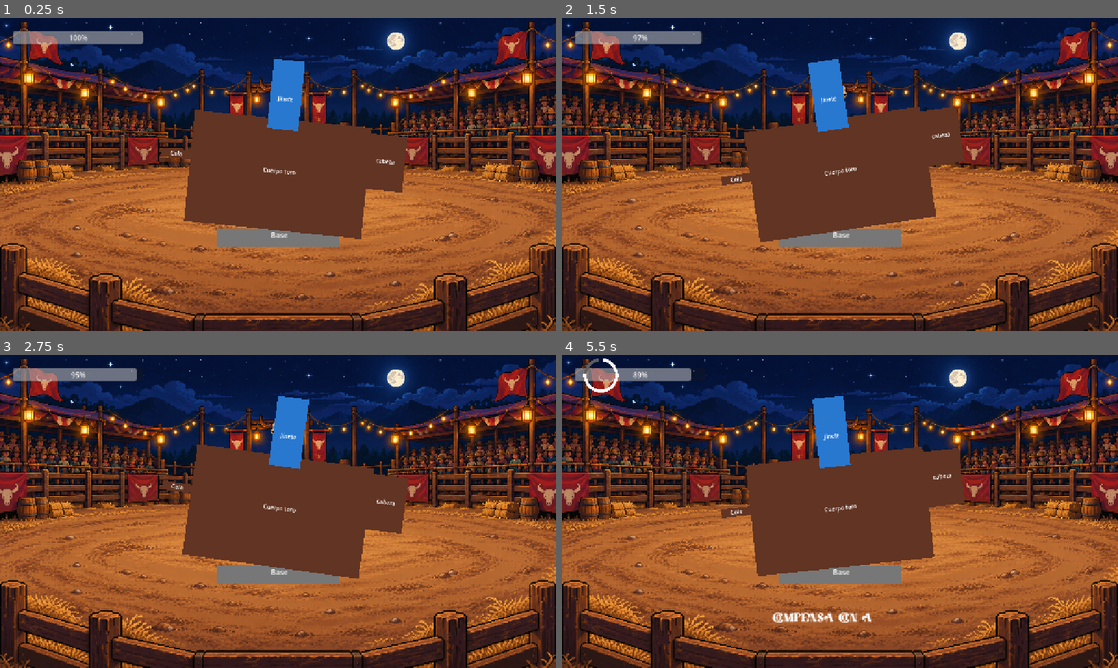
Above: before the commit, frames 1-4 (two rows, left to right).
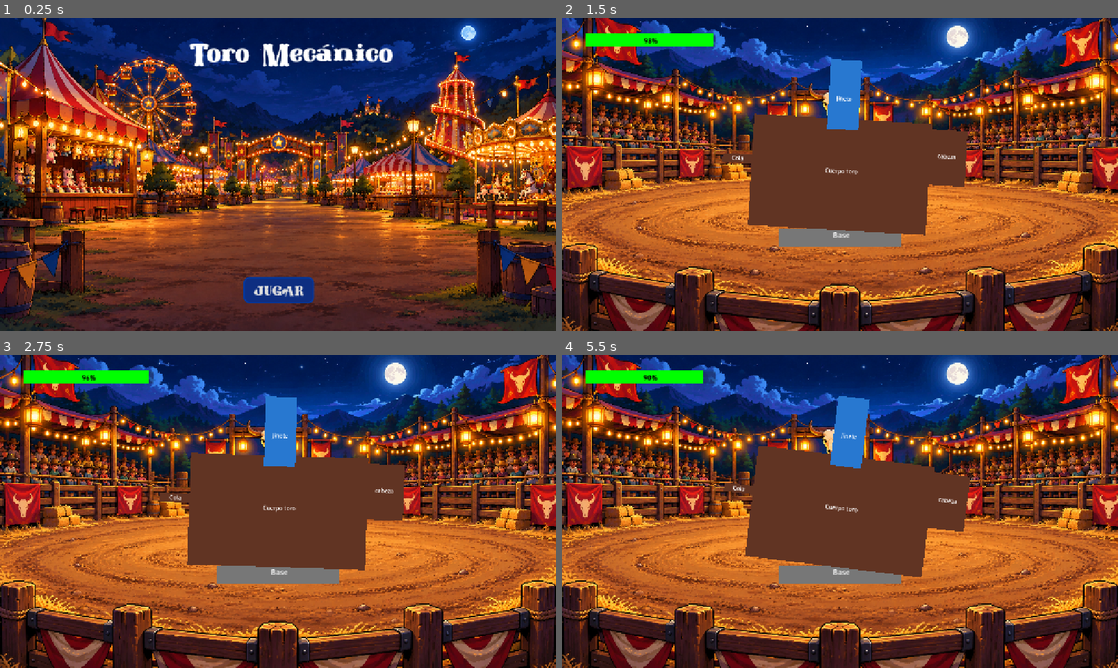
Above: after the commit, the same moments.

Repository: valentinarojasv/toro_mecanico_proyecto
Game: Godot game, scene res://Scenes/ui/menu_principal.tscn
Two runs of this game, one before a commit and one after it. Both use one fixed random seed, a clock stepped at 60 frames per second and the inputs below. Before the commit the project starts from res://Scenes/game/juego.tscn.
Inputs (mouse positions are in pixels of both pictures, inside the frame that each line leads up to):
- Up to frame 1 (0.25 s): no input
- Up to frame 2 (1.5 s): click (840, 290) at 0.5 s, where only the run after the commit has a clickable "JUGAR"; hold D (qte_derecha) from 1.28 s (still down)
- Up to frame 3 (2.75 s): release D (qte_derecha) at 2.03 s; hold S (qte_abajo) from 2.03 s (still down)
- Up to frame 4 (5.5 s): release S (qte_abajo) at 2.78 s; hold D (qte_derecha) 2.78-3.53 s; hold W (qte_arriba) 3.53-4.28 s; hold A (qte_izq) from 4.28 s (still down)

The runs differ from the first frame. In frame 1, 80% of the frame differs, in the area x 0-100%, y 0-100%; in frame 2, 63%; in frame 3, 62%; in frame 4, 64%.

Commit message:
Dia 4 - Menus, HUD, mejoras visuales y resultados QTE

Diff:
--- a/Scenes/game/juego.tscn
+++ b/Scenes/game/juego.tscn
@@ -6,7 +6,7 @@
 [ext_resource type="PackedScene" uid="uid://bgk6s1dswtnwr" path="res://Scenes/entidades/toro.tscn" id="2_wbnfm"]
 [ext_resource type="PackedScene" uid="uid://gq2jbugprda5" path="res://Scenes/ui/hub.tscn" id="3_wbnfm"]
 [ext_resource type="Resource" uid="uid://ccnd2l5b3lmm2" path="res://Resources/configuracion_toro.tres" id="5_g775n"]
-[ext_resource type="Script" uid="uid://cfq4sakqk4nqw" path="res://Scenes/hub.gd" id="6_ho3tb"]
+[ext_resource type="Script" uid="uid://cfq4sakqk4nqw" path="res://Scripts/hub.gd" id="6_ho3tb"]
 [ext_resource type="PackedScene" uid="uid://c4ik6i2hj0uiu" path="res://Scenes/ui/qte_prompt.tscn" id="7_5cms2"]
 [ext_resource type="Script" uid="uid://dcwavokeniot4" path="res://Scripts/GestorQTE.gd" id="8_5cms2"]
 
@@ -48,20 +48,25 @@
 [node name="HUB" parent="." unique_id=2035256680 instance=ExtResource("3_wbnfm")]
 script = ExtResource("6_ho3tb")
 
-[node name="IndicadorQTE" parent="HUB" index="1" unique_id=1287918953]
-offset_left = 562.0
-offset_top = 570.0
-offset_right = 665.0
-offset_bottom = 596.0
-text = "PRESIONA "
+[node name="barraequilibrio" parent="HUB" index="0" unique_id=1778128954]
+offset_left = 54.0
+offset_top = 37.0
+offset_right = 354.0
+offset_bottom = 67.0
 
 [node name="QTEPrompt" parent="HUB" unique_id=2131061750 instance=ExtResource("7_5cms2")]
 
+[node name="TextoQTE" parent="HUB/QTEPrompt" index="0" unique_id=872682784]
+offset_left = 531.0
+offset_top = 554.0
+offset_right = 745.0
+offset_bottom = 593.0
+
 [node name="AnilloTiempo" parent="HUB/QTEPrompt" index="1" unique_id=1186575703]
-offset_left = 0.6
-offset_top = 0.6
-offset_right = 1774.6
-offset_bottom = 887.6
+offset_left = 927.99994
+offset_top = 372.0
+offset_right = 2702.0
+offset_bottom = 1259.0
 
 [node name="GestorQTE" type="Node" parent="." unique_id=958607742]
 script = ExtResource("8_5cms2")
--- a/Scenes/hub.gd
+++ /dev/null
@@ -1,37 +0,0 @@
-extends CanvasLayer
-
-# Referencia a la barra de equilibrio.
-@onready var barra_equilibrio: ProgressBar = $barraequilibrio
-
-# Referencia al indicador QTE.
-@onready var indicador_qte: Label = $IndicadorQTE
-
-
-# Prepara el HUD al iniciar el juego.
-func _ready() -> void:
-	barra_equilibrio.min_value = 0.0
-	barra_equilibrio.max_value = 100.0
-	barra_equilibrio.value = 100.0
-
-	indicador_qte.hide()
-
-
-# Actualiza la barra con el equilibrio del jinete.
-func actualizar_equilibrio(valor: float) -> void:
-	barra_equilibrio.value = valor
-
-
-# Muestra la tecla que debe presionar el jugador.
-func mostrar_qte(tecla: String) -> void:
-	indicador_qte.text = "PRESIONA " + tecla
-	indicador_qte.show()
-
-
-# Oculta el indicador cuando termina el QTE.
-func ocultar_qte() -> void:
-	indicador_qte.hide()
-
-
-# Recibe la señal de equilibrio enviada por Juego.
-func _on_juego_equilibrio_cambiado(valor: float) -> void:
-	actualizar_equilibrio(valor)
--- /dev/null
+++ b/Scenes/ui/fin_juego.tscn
@@ -0,0 +1,80 @@
+[gd_scene format=3 uid="uid://c5mtlreudmajw"]
+
+[ext_resource type="FontFile" uid="uid://da23ojgbm7fq6" path="res://Assets/final/WesternCowboy.ttf" id="1_fxh24"]
+[ext_resource type="Script" uid="uid://jo7ed40uaiok" path="res://Scripts/fin_juego.gd" id="1_lon1h"]
+[ext_resource type="FontFile" uid="uid://gbm3ofo7ajux" path="res://Assets/final/PatuaOne-Regular.ttf" id="3_bshie"]
+[ext_resource type="Texture2D" uid="uid://4227ra1y8og0" path="res://Assets/final/fondogameover.png" id="3_pwpxn"]
+
+[sub_resource type="StyleBoxFlat" id="StyleBoxFlat_1k5o2"]
+bg_color = Color(0.7372549, 0.16862746, 0.20784314, 0.6039216)
+
+[sub_resource type="StyleBoxFlat" id="StyleBoxFlat_ng2od"]
+bg_color = Color(0.58431375, 0.11764706, 0.15294118, 1)
+border_width_left = 3
+border_width_top = 3
+border_width_right = 3
+border_width_bottom = 3
+border_color = Color(0.7382007, 0.16707358, 0.20735416, 1)
+corner_radius_top_left = 12
+corner_radius_top_right = 12
+corner_radius_bottom_right = 12
+corner_radius_bottom_left = 12
+
+[node name="FinJuego" type="Control" unique_id=523782611]
+layout_mode = 3
+anchors_preset = 15
+anchor_right = 1.0
+anchor_bottom = 1.0
+grow_horizontal = 2
+grow_vertical = 2
+script = ExtResource("1_lon1h")
+
+[node name="FondoDerrota" type="TextureRect" parent="." unique_id=1439351271]
+layout_mode = 0
+anchor_right = 1.3070313
+anchor_bottom = 1.3055556
+offset_right = -393.0
+offset_bottom = -220.0
+texture = ExtResource("3_pwpxn")
+expand_mode = 1
+stretch_mode = 6
+metadata/_edit_use_anchors_ = true
+
+[node name="Panel" type="Panel" parent="." unique_id=1671201482]
+layout_mode = 0
+offset_left = 345.0
+offset_top = 141.0
+offset_right = 911.0
+offset_bottom = 561.0
+theme_override_styles/panel = SubResource("StyleBoxFlat_1k5o2")
+
+[node name="TextoDerrota" type="Label" parent="." unique_id=208585618]
+layout_mode = 0
+offset_left = 559.0
+offset_top = 81.0
+offset_right = 696.0
+offset_bottom = 115.0
+theme_override_fonts/font = ExtResource("3_bshie")
+theme_override_font_sizes/font_size = 20
+text = "¡TE HAS CAÍDO!"
+
+[node name="BotonReintentar" type="Button" parent="." unique_id=1234061767]
+layout_mode = 0
+offset_left = 520.0
+offset_top = 585.0
+offset_right = 733.0
+offset_bottom = 657.0
+theme_override_fonts/font = ExtResource("1_fxh24")
+theme_override_font_sizes/font_size = 35
+theme_override_styles/normal = SubResource("StyleBoxFlat_ng2od")
+text = "Reintentar"
+
+[node name="Gameover" type="Label" parent="." unique_id=1060465433]
+layout_mode = 0
+offset_left = 485.0
+offset_top = 29.0
+offset_right = 763.0
+offset_bottom = 81.0
+theme_override_fonts/font = ExtResource("1_fxh24")
+theme_override_font_sizes/font_size = 40
+text = "GAME OVER"
--- a/Scenes/ui/hub.tscn
+++ b/Scenes/ui/hub.tscn
@@ -1,6 +1,8 @@
 [gd_scene format=3 uid="uid://gq2jbugprda5"]
 
-[ext_resource type="FontFile" uid="uid://da23ojgbm7fq6" path="res://Assets/final/WesternCowboy.ttf" id="1_w4rgr"]
+[ext_resource type="FontFile" uid="uid://gbm3ofo7ajux" path="res://Assets/final/PatuaOne-Regular.ttf" id="1_w4rgr"]
+
+[sub_resource type="StyleBoxFlat" id="StyleBoxFlat_0xnns"]
 
 [node name="HUB" type="CanvasLayer" unique_id=2035256680]
 
@@ -9,17 +11,8 @@
 offset_top = 30.0
 offset_right = 330.0
 offset_bottom = 60.0
+theme_override_colors/font_color = Color(0.0056611365, 0.005661154, 0.005661178, 1)
+theme_override_fonts/font = ExtResource("1_w4rgr")
+theme_override_styles/fill = SubResource("StyleBoxFlat_0xnns")
 step = 1.0
 value = 100.0
-
-[node name="IndicadorQTE" type="Label" parent="." unique_id=1287918953]
-visible = false
-offset_left = 500.0
-offset_top = 500.0
-offset_right = 622.0
-offset_bottom = 526.0
-theme_override_fonts/font = ExtResource("1_w4rgr")
-theme_override_font_sizes/font_size = 20
-text = "Presiona  "
-horizontal_alignment = 1
-vertical_alignment = 1
--- /dev/null
+++ b/Scenes/ui/menu_principal.tscn
@@ -0,0 +1,64 @@
+[gd_scene format=3 uid="uid://cenlivqswieoi"]
+
+[ext_resource type="Script" uid="uid://cmferrhmjbeim" path="res://Scripts/menu_principal.gd" id="1_gjr1r"]
+[ext_resource type="FontFile" uid="uid://da23ojgbm7fq6" path="res://Assets/final/WesternCowboy.ttf" id="1_q6tkn"]
+[ext_resource type="Texture2D" uid="uid://b68woopma31fm" path="res://Assets/final/fondomenuprincipal.png" id="2_x3ug5"]
+
+[sub_resource type="StyleBoxFlat" id="StyleBoxFlat_sg33y"]
+bg_color = Color(0.05490196, 0.18039216, 0.5058824, 1)
+border_width_left = 3
+border_width_top = 3
+border_width_right = 3
+border_width_bottom = 3
+border_color = Color(7.1714817e-06, 0.22475985, 0.6408933, 1)
+corner_radius_top_left = 12
+corner_radius_top_right = 12
+corner_radius_bottom_right = 12
+corner_radius_bottom_left = 12
+
+[node name="Menuprincipal" type="Control" unique_id=1596090158]
+layout_mode = 3
+anchors_preset = 15
+anchor_right = 1.0
+anchor_bottom = 1.0
+grow_horizontal = 2
+grow_vertical = 2
+script = ExtResource("1_gjr1r")
+
+[node name="TextureRect" type="TextureRect" parent="." unique_id=685679715]
+layout_mode = 0
+offset_right = 1280.0
+offset_bottom = 720.0
+texture = ExtResource("2_x3ug5")
+expand_mode = 1
+stretch_mode = 6
+
+[node name="BotonJugar" type="Button" parent="." unique_id=266094606]
+layout_mode = 1
+anchors_preset = 7
+anchor_left = 0.5
+anchor_top = 1.0
+anchor_right = 0.5
+anchor_bottom = 1.0
+offset_left = -79.0
+offset_top = -124.0
+offset_right = 83.0
+offset_bottom = -64.0
+grow_horizontal = 2
+grow_vertical = 0
+theme_override_fonts/font = ExtResource("1_q6tkn")
+theme_override_font_sizes/font_size = 30
+theme_override_styles/normal = SubResource("StyleBoxFlat_sg33y")
+text = "JUGAR"
+
+[node name="titulojuego" type="Label" parent="." unique_id=2086765364]
+layout_mode = 0
+offset_left = 435.0
+offset_top = 39.0
+offset_right = 906.0
+offset_bottom = 126.0
+theme_override_fonts/font = ExtResource("1_q6tkn")
+theme_override_font_sizes/font_size = 66
+text = "Toro Mecánico"
+horizontal_alignment = 1
+vertical_alignment = 1
--- a/Scenes/ui/qte_prompt.tscn
+++ b/Scenes/ui/qte_prompt.tscn
@@ -1,8 +1,8 @@
 [gd_scene format=3 uid="uid://c4ik6i2hj0uiu"]
 
-[ext_resource type="FontFile" uid="uid://da23ojgbm7fq6" path="res://Assets/final/WesternCowboy.ttf" id="1_4h0k5"]
 [ext_resource type="Script" uid="uid://ba7ig10ipwuab" path="res://Scripts/QTEprompt.gd" id="1_cq1uj"]
 [ext_resource type="Texture2D" uid="uid://dsqtklkwqo7ha" path="res://Assets/final/circulo.png" id="2_cq1uj"]
+[ext_resource type="FontFile" uid="uid://gbm3ofo7ajux" path="res://Assets/final/PatuaOne-Regular.ttf" id="2_ka8h7"]
 
 [node name="QTEPrompt" type="Control" unique_id=2131061750]
 layout_mode = 3
@@ -21,7 +21,7 @@
 offset_top = 586.0
 offset_right = 698.0
 offset_bottom = 625.0
-theme_override_fonts/font = ExtResource("1_4h0k5")
+theme_override_fonts/font = ExtResource("2_ka8h7")
 theme_override_font_sizes/font_size = 25
 text = "Presiona  "
 horizontal_alignment = 1
--- a/Scripts/QTEprompt.gd
+++ b/Scripts/QTEprompt.gd
@@ -1,13 +1,11 @@
 extends Control
 
-# Texto que muestra la tecla solicitada.
 @onready var texto_qte: Label = $TextoQTE
-
-# Anillo que muestra el tiempo restante.
 @onready var anillo_tiempo: TextureProgressBar = $AnilloTiempo
 
+var numero_resultado: int = 0
 
-# Prepara el indicador.
+
 func _ready() -> void:
 	hide()
 	anillo_tiempo.min_value = 0.0
@@ -15,18 +13,21 @@
 	anillo_tiempo.value = 100.0
 
 
-# Muestra el desafío y reinicia el anillo.
+# Muestra la tecla que debe presionar el jugador.
 func mostrar_qte(tecla: String, es_direccion: bool) -> void:
+	numero_resultado += 1
+
 	if es_direccion:
 		texto_qte.text = "COMPENSA CON " + tecla
 	else:
 		texto_qte.text = "PRESIONA " + tecla
 
+	anillo_tiempo.show()
 	anillo_tiempo.value = 100.0
 	show()
 
 
-# Actualiza el tiempo visible.
+# Actualiza el tiempo disponible.
 func actualizar_tiempo(restante: float, duracion: float) -> void:
 	if duracion <= 0.0:
 		return
@@ -38,6 +39,26 @@
 	)
 
 
-# Oculta el indicador al terminar el QTE.
+# Muestra el resultado en el mismo texto.
+func mostrar_resultado(correcto: bool) -> void:
+	numero_resultado += 1
+	var resultado_actual: int = numero_resultado
+
+	if correcto:
+		texto_qte.text = "¡CORRECTO!"
+	else:
+		texto_qte.text = "¡FALLASTE!"
+
+	anillo_tiempo.hide()
+	show()
+
+	await get_tree().create_timer(0.8).timeout
+
+	if resultado_actual == numero_resultado:
+		hide()
+
+
+# Oculta el indicador.
 func ocultar_qte() -> void:
+	numero_resultado += 1
 	hide()
--- /dev/null
+++ b/Scripts/fin_juego.gd
@@ -0,0 +1,12 @@
+extends Control
+
+# Referencia al botón REINTENTAR.
+@onready var boton_reintentar: Button = $BotonReintentar
+
+# Prepara la pantalla de derrota.
+func _ready() -> void:
+	boton_reintentar.pressed.connect(reiniciar_juego)
+
+# Reinicia la partida desde el principio.
+func reiniciar_juego() -> void:
+	get_tree().change_scene_to_file("res://Scenes/game/juego.tscn")
--- /dev/null
+++ b/Scripts/hub.gd
@@ -0,0 +1,45 @@
+extends CanvasLayer
+
+@onready var barra_equilibrio: ProgressBar = $barraequilibrio
+@export var color_equilibrio_alto: Color = Color.GREEN
+@export var color_equilibrio_medio: Color = Color.YELLOW
+@export var color_equilibrio_bajo: Color = Color.RED
+
+# Límites configurables.
+@export_range(0.0, 100.0) var limite_alto: float = 60.0
+@export_range(0.0, 100.0) var limite_medio: float = 30.0
+
+
+# Prepara la barra al iniciar.
+func _ready() -> void:
+	barra_equilibrio.min_value = 0.0
+	barra_equilibrio.max_value = 100.0
+	barra_equilibrio.value = 100.0
+
+	actualizar_color(100.0)
+
+
+# Actualiza el equilibrio y su color.
+func actualizar_equilibrio(valor: float) -> void:
+	barra_equilibrio.value = valor
+	actualizar_color(valor)
+
+
+# Cambia el color según el equilibrio.
+func actualizar_color(valor: float) -> void:
+	var estilo: StyleBoxFlat = barra_equilibrio.get_theme_stylebox("fill") as StyleBoxFlat
+
+	if estilo == null:
+		return
+
+	if valor > limite_alto:
+		estilo.bg_color = color_equilibrio_alto
+	elif valor > limite_medio:
+		estilo.bg_color = color_equilibrio_medio
+	else:
+		estilo.bg_color = color_equilibrio_bajo
+
+
+# Recibe la señal enviada por Juego.
+func _on_juego_equilibrio_cambiado(valor: float) -> void:
+	actualizar_equilibrio(valor)
--- a/Scripts/juego.gd
+++ b/Scripts/juego.gd
@@ -3,35 +3,28 @@
 # Configuración editable del equilibrio.
 @export var configuracion: ConfiguracionEquilibrio
 
-# Señales del equilibrio.
 signal equilibrio_cambiado(valor: float)
 signal equilibrio_agotado
 
-# Referencias a los sistemas del juego.
 @onready var hud: CanvasLayer = $HUB
 @onready var movimiento_toro: Node2D = $escenario/Toro/movimiento
 @onready var gestor_qte: Node = $GestorQTE
 @onready var qte_prompt: Control = $HUB/QTEPrompt
 @onready var temporizador_qte: Timer = $GestorQTE/TemporizadorQTE
 
-# Estado de la partida.
 var equilibrio_actual: float = 100.0
 var partida_activa: bool = true
-
-# Tiempo entre desafíos.
 var tiempo_entre_qte: float = 0.0
 
 @export var intervalo_qte: float = 5.0
 
 
-# Prepara el juego y conecta las señales.
 func _ready() -> void:
 	if configuracion == null:
 		push_error("Falta asignar la configuración del equilibrio.")
 		return
 
 	randomize()
-
 	equilibrio_actual = configuracion.equilibrio_inicial
 
 	gestor_qte.qte_iniciado.connect(_on_qte_iniciado)
@@ -41,14 +34,11 @@
 	equilibrio_cambiado.emit(equilibrio_actual)
 
 
-# Actualiza el equilibrio y los QTE.
 func _process(delta: float) -> void:
 	if configuracion == null or not partida_activa:
 		return
 
-	modificar_equilibrio(
-		-configuracion.perdida_por_segundo * delta
-	)
+	modificar_equilibrio(-configuracion.perdida_por_segundo * delta)
 
 	if not partida_activa:
 		return
@@ -65,7 +55,6 @@
 			iniciar_qte()
 
 
-# Selecciona un QTE aleatorio.
 func iniciar_qte() -> void:
 	tiempo_entre_qte = 0.0
 
@@ -74,12 +63,9 @@
 	if tipo_qte == 0:
 		gestor_qte.iniciar_simple()
 	else:
-		gestor_qte.iniciar_direccion(
-			movimiento_toro.rotation
-		)
+		gestor_qte.iniciar_direccion(movimiento_toro.rotation)
 
 
-# Envía las teclas al gestor.
 func _unhandled_input(event: InputEvent) -> void:
 	if not partida_activa or not gestor_qte.qte_activo:
 		return
@@ -88,7 +74,7 @@
 		"qte_izq",
 		"qte_derecha",
 		"qte_arriba",
-		"qte_abajo"
+        "qte_abajo"
 	]
 
 	for accion in acciones:
@@ -97,34 +83,24 @@
 			return
 
 
-# Muestra el QTE y reinicia el anillo.
 func _on_qte_iniciado(
-	_accion: String,
-	tecla: String,
-	es_direccion: bool
+	_accion: String, tecla: String, es_direccion: bool
 ) -> void:
 	qte_prompt.mostrar_qte(tecla, es_direccion)
 
 
-# Recupera equilibrio al acertar.
+# Muestra CORRECTO y recupera equilibrio.
 func _on_qte_acertado() -> void:
-	qte_prompt.ocultar_qte()
-
-	modificar_equilibrio(
-		configuracion.recuperacion_qte
-	)
+	qte_prompt.mostrar_resultado(true)
+	modificar_equilibrio(configuracion.recuperacion_qte)
 
 
-# Penaliza al jugador al fallar.
+# Muestra FALLASTE y penaliza el equilibrio.
 func _on_qte_fallado() -> void:
-	qte_prompt.ocultar_qte()
-
-	modificar_equilibrio(
-		-configuracion.penalizacion_fallo
-	)
+	qte_prompt.mostrar_resultado(false)
+	modificar_equilibrio(-configuracion.penalizacion_fallo)
 
 
-# Actualiza el equilibrio.
 func modificar_equilibrio(cantidad: float) -> void:
 	equilibrio_actual = clampf(
 		equilibrio_actual + cantidad,
@@ -138,9 +114,13 @@
 		terminar_partida()
 
 
-# Termina la partida.
+# Termina la partida y abre la pantalla de derrota.
 func terminar_partida() -> void:
 	partida_activa = false
 	gestor_qte.detener()
 	qte_prompt.ocultar_qte()
 	equilibrio_agotado.emit()
+
+	get_tree().change_scene_to_file(
+        "res://Scenes/ui/fin_juego.tscn"
+	)
--- /dev/null
+++ b/Scripts/menu_principal.gd
@@ -0,0 +1,9 @@
+extends Control
+
+@onready var boton_jugar: Button = $BotonJugar
+
+func _ready() -> void:
+	boton_jugar.pressed.connect(iniciar_juego)
+
+func iniciar_juego() -> void:
+	get_tree().change_scene_to_file("res://Scenes/game/juego.tscn")
--- a/project.godot
+++ b/project.godot
@@ -11,7 +11,7 @@
 [application]
 
 config/name="Toro Mecanico"
-run/main_scene="uid://ljj1bh0k2mxh"
+run/main_scene="uid://cenlivqswieoi"
 config/features=PackedStringArray("4.7", "GL Compatibility")
 config/icon="res://icon.svg"
 
Binary file added: Assets/final/PatuaOne-Regular.ttf
Not shown, added: Assets/final/PatuaOne-Regular.ttf.import
Binary file changed: Assets/final/fondo.png
Binary file added: Assets/final/fondogameover.png
Not shown, added: Assets/final/fondogameover.png.import
Binary file added: Assets/final/fondomenuprincipal.png
Not shown, added: Assets/final/fondomenuprincipal.png.import
Not shown, added: Scripts/fin_juego.gd.uid
Renamed: Scenes/hub.gd.uid -> Scripts/hub.gd.uid
Not shown, added: Scripts/menu_principal.gd.uid
